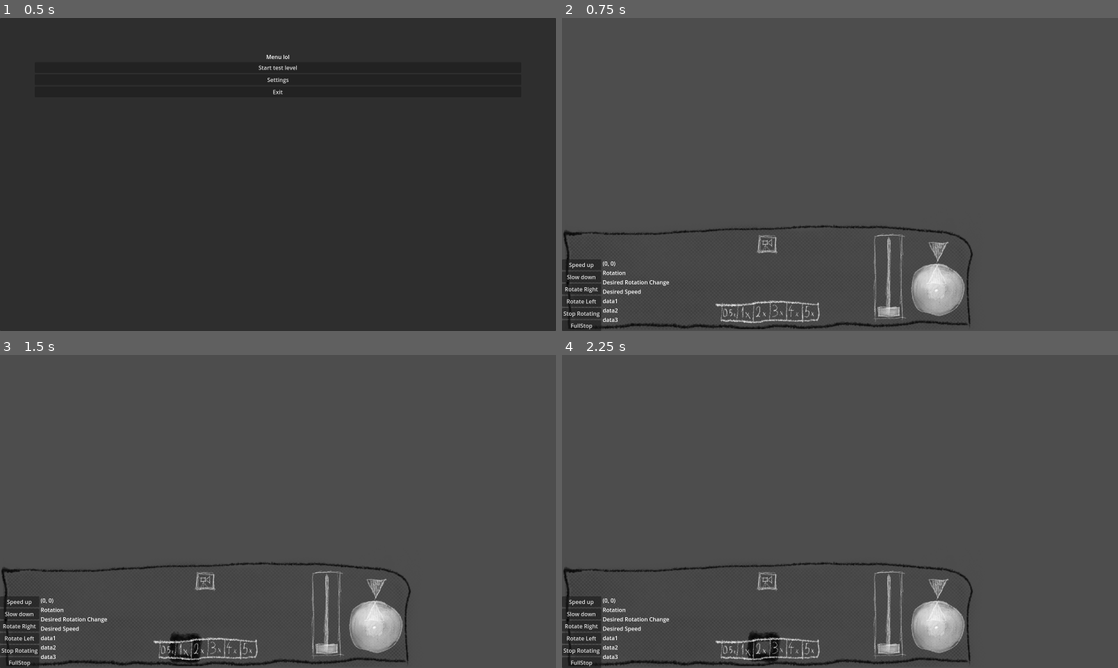
Above: before the commit, frames 1-4 (two rows, left to right).
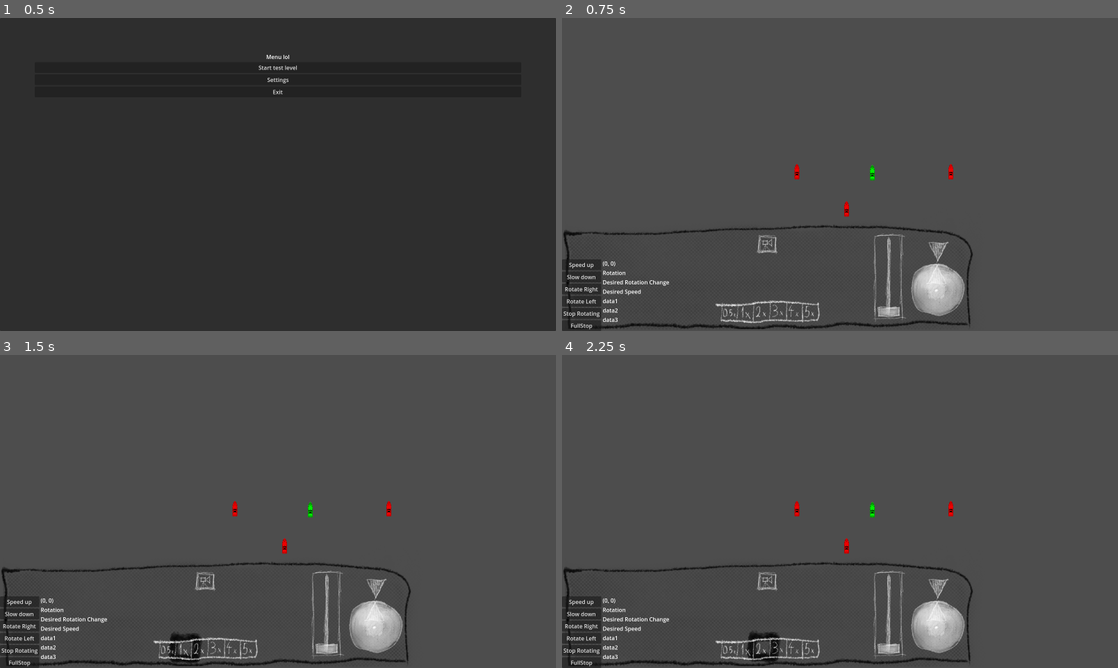
Above: after the commit, the same moments.

Repository: Ickerday/ShipGame
Game: Godot game, scene res://src/godot-src/menu/main-menu.tscn
Two runs of this game, one before a commit and one after it. Both use one fixed random seed, a clock stepped at 60 frames per second and the inputs below.
Inputs (mouse positions are in pixels of both pictures, inside the frame that each line leads up to):
- Up to frame 1 (0.5 s): no input
- Up to frame 2 (0.75 s): click "Start test level" at 0.5 s
- Up to frame 3 (1.5 s): click (166, 646) at 1.25 s
- Up to frame 4 (2.25 s): click (745, 646) at 2 s

Frame 1 is identical in both runs. In frame 2, 0.2% of the frame differs, in the area x 41-71%, y 46-64%; in frame 3, 0.2%; in frame 4, 0.2%.

Commit message:
Replace ship asset

Diff:
--- a/src/godot-src/GameWorld/EnemyEntity/Enemy.tscn
+++ b/src/godot-src/GameWorld/EnemyEntity/Enemy.tscn
@@ -2,7 +2,7 @@
 
 [ext_resource type="PackedScene" uid="uid://bb41m2pfbydla" path="res://src/godot-src/GameWorld/Components/VisibilityComponent/VisibilityComponent.tscn" id="1_4owvk"]
 [ext_resource type="PackedScene" uid="uid://dg6f5htrtkols" path="res://src/godot-src/GameWorld/Components/MovementComponent/MovementComponent.tscn" id="1_bhsik"]
-[ext_resource type="Texture2D" uid="uid://d0wkfedo21nhy" path="res://icon.svg" id="2_ioxpi"]
+[ext_resource type="Texture2D" uid="uid://dpjaihg6rvgij" path="res://assets/yacht1.png" id="3_0jxnd"]
 
 [sub_resource type="CircleShape2D" id="CircleShape2D_v0rh1"]
 radius = 16.0
@@ -18,4 +18,6 @@
 shape = SubResource("CircleShape2D_v0rh1")
 
 [node name="Sprite2D" type="Sprite2D" parent="."]
-texture = ExtResource("2_ioxpi")
+rotation = -1.5708
+scale = Vector2(0.1, 0.1)
+texture = ExtResource("3_0jxnd")
--- a/src/godot-src/GameWorld/PlayerEntity/Player.tscn
+++ b/src/godot-src/GameWorld/PlayerEntity/Player.tscn
@@ -2,7 +2,7 @@
 
 [ext_resource type="PackedScene" uid="uid://dg6f5htrtkols" path="res://src/godot-src/GameWorld/Components/MovementComponent/MovementComponent.tscn" id="1_3ue71"]
 [ext_resource type="PackedScene" uid="uid://c1d1bav7mnwmw" path="res://src/godot-src/GameWorld/PlayerEntity/PlayerVisualSensor.tscn" id="1_hujpf"]
-[ext_resource type="Texture2D" uid="uid://d0wkfedo21nhy" path="res://icon.svg" id="2_tu3y5"]
+[ext_resource type="Texture2D" uid="uid://dpjaihg6rvgij" path="res://assets/yacht1.png" id="3_0pr2r"]
 
 [sub_resource type="GDScript" id="GDScript_ca72f"]
 script/source = "extends CharacterBody2D
@@ -59,4 +59,6 @@
 [node name="PlayerVisualSensor" parent="." instance=ExtResource("1_hujpf")]
 
 [node name="Sprite2D" type="Sprite2D" parent="."]
-texture = ExtResource("2_tu3y5")
+rotation = -1.5708
+scale = Vector2(0.1, 0.1)
+texture = ExtResource("3_0pr2r")
Binary file added: assets/ship1.jpg
Not shown, added: assets/ship1.jpg.import
Binary file added: assets/yacht1.png
Not shown, added: assets/yacht1.png.import
Not shown, changed: .DS_Store
Not shown, changed: src/.DS_Store
Not shown, changed: src/godot-src/.DS_Store
Not shown, changed: src/godot-src/GameWorld/.DS_Store
